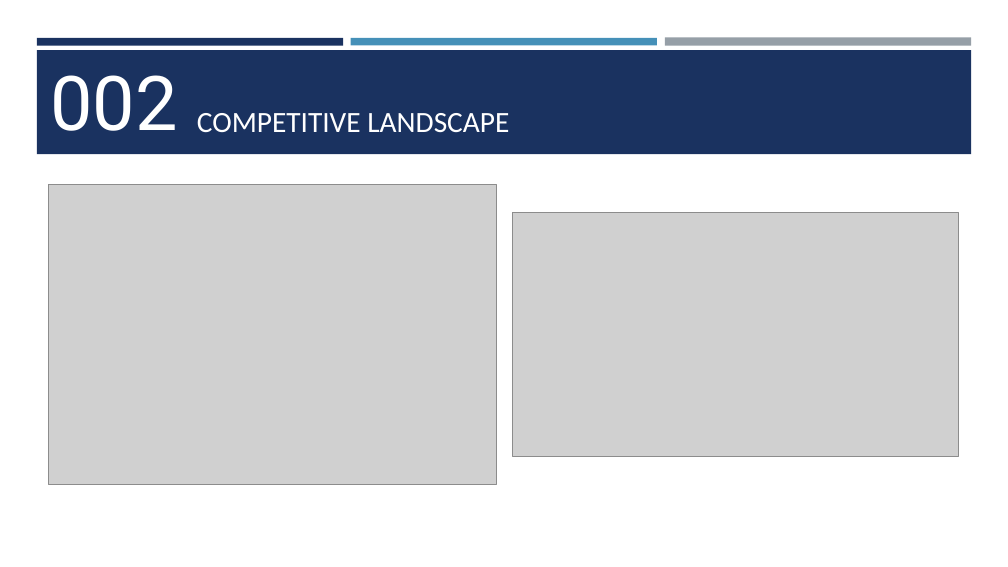
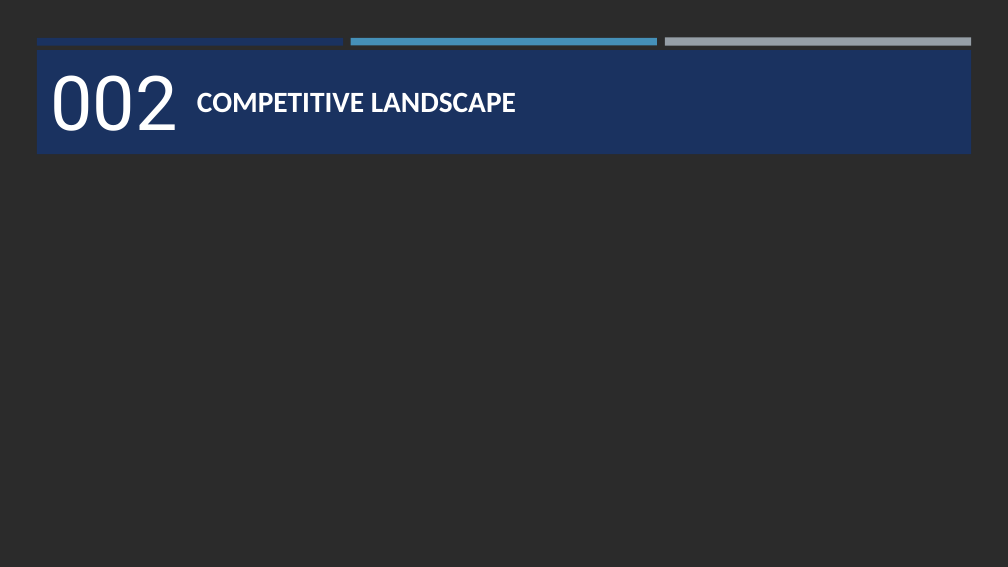
Before and after one commit to yasenstar/archisurance_eas, a slide deck: slide 5 of archisurance-in-eas.pptx. Drawn at 1008x567 pixels with LibreOffice and Linux fonts; fonts in the diff are those of the drawing; grey boxes stand for pictures; background and template pictures are left out; a plain dark background stands for a picture behind light text. Boxes give left, top, right and bottom in pixels: in the first picture for what was removed or moved away, otherwise in the second. Text is boxed around its words. In the diff, an @@ line names an element or a change of style, - is before the commit and + after.

```diff
--- a/archisurance-in-eas.pptx
+++ b/archisurance-in-eas.pptx
@@ background #FFFFFF to picture (left out) @@
@@ title "COMPETITIVE LANDSCAPE" at [197, 92, 516, 113]: bold on; vertical alignment bottom to middle @@
@@ picture removed at [48, 185, 497, 484] @@
@@ picture removed at [513, 212, 959, 456] @@
```
Also in this commit, not shown: 1 other file.
